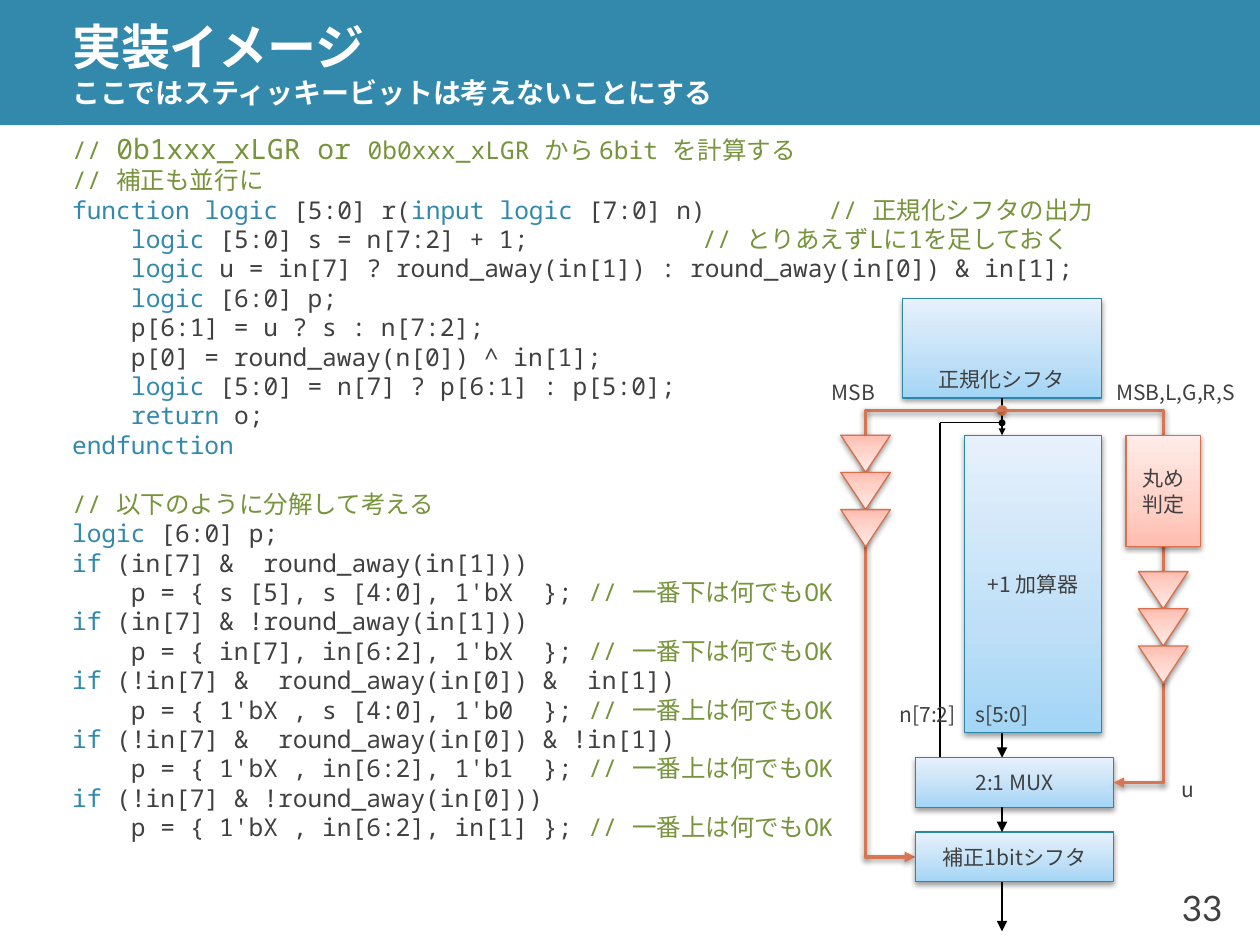
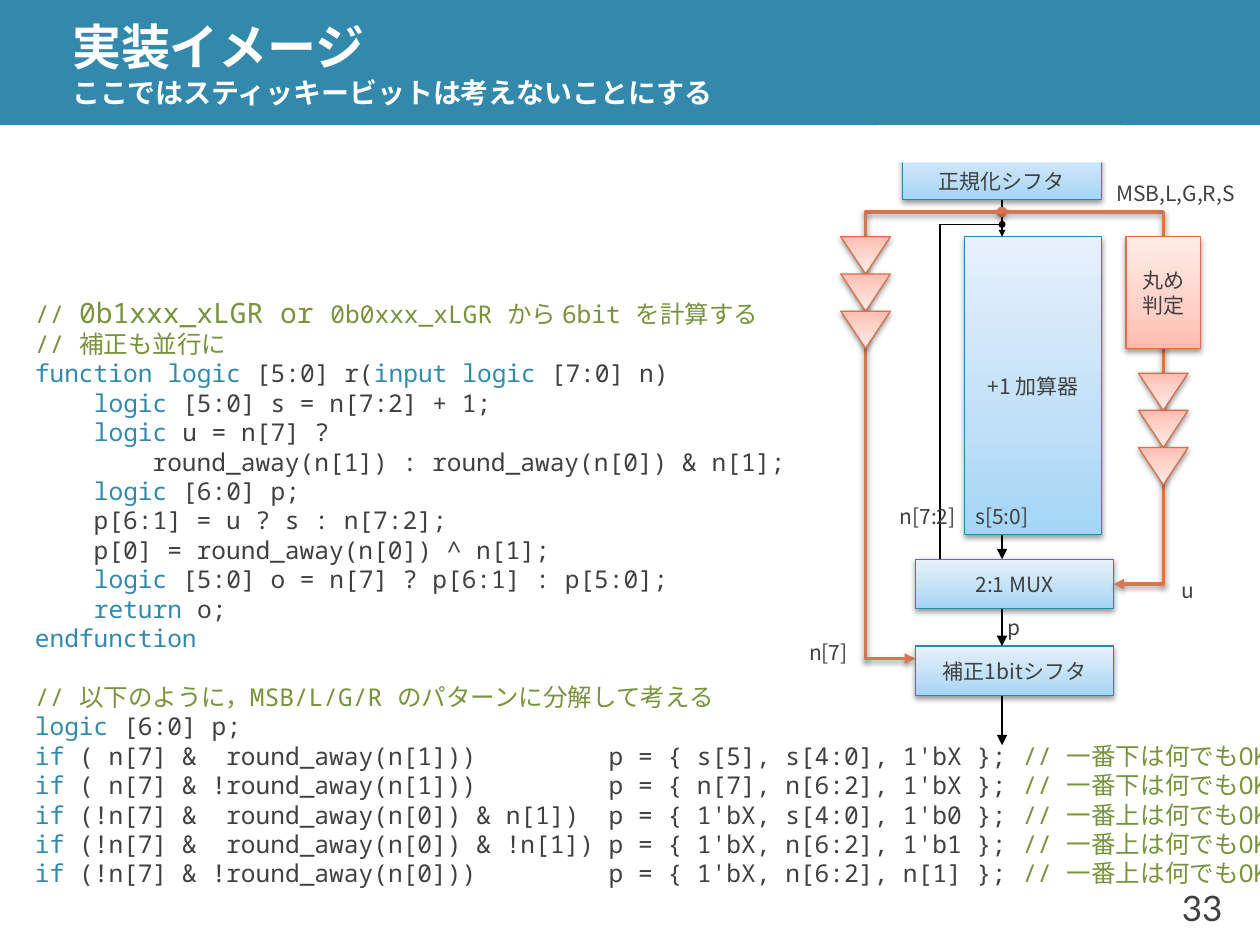
Before and after one commit to shioyadan/advanced-computer-organization, a slide deck: slide 33 of aco-shioya-appendix-fpu.pptx. Drawn at 1260x945 pixels with LibreOffice and Linux fonts; fonts in the diff are those of the drawing. Boxes give left, top, right and bottom in pixels: in the first picture for what was removed or moved away, otherwise in the second. Text is boxed around its words. In the diff, an @@ line names an element or a change of style, - is before the commit and + after.

Commit message:
丸めの補正をさらに修正

```diff
--- a/aco-shioya-appendix-fpu.pptx
+++ b/aco-shioya-appendix-fpu.pptx
@@ rectangle added at box(878, 125, 1126, 163), fill #FFFFFF @@
@@ rectangle "正規化シフタ": place and size @@
-rectangle "正規化シフタ" at box(903, 299, 1101, 398)
+rectangle "正規化シフタ" at box(903, 137, 1101, 199)
@@ text "// 0b1xxx_xLGR or 0b0xxx_xLGR から ...": place and size @@
-text "// 0b1xxx_xLGR or 0b0xxx_xLGR から ..." at box(59, 125, 568, 335)
+text "// 0b1xxx_xLGR or 0b0xxx_xLGR から ..." at box(35, 301, 1260, 888)
@@ text "// 0b1xxx_xLGR or 0b0xxx_xLGR から ..." at box(35, 301, 1260, 888): vertical alignment top to bottom @@
@@ triangle: place and size @@
-triangle at box(840, 472, 890, 510)
+triangle at box(840, 275, 890, 312)
@@ text at box(35, 363, 786, 477): text changed @@
-function logic [5:0] r(input logic [7:0] n) // 正規化シフタの出力
-logic [5:0] s = n[7:2] + 1; // とりあえずLに1を足しておく
-logic u = in[7] ? round_away(in[1]) : round_away(in[0]) & in[1];
+function logic [5:0] r(input logic [7:0] n)
+logic [5:0] s = n[7:2] + 1;
+logic u = n[7] ?
+round_away(n[1]) : round_away(n[0]) & n[1];
@@ text removed at box(832, 384, 875, 401) @@
-MSB
@@ 5 arrows, 5 triangles, 4 texts, 4 lines, 3 rectangles: place and size @@
-5 arrows, 5 triangles, 4 texts, 4 lines, 3 rectangles at box(840, 384, 1234, 857)
+5 arrows, 5 triangles, 4 texts, 4 lines, 3 rectangles at box(840, 185, 1234, 659)
@@ text at box(94, 540, 668, 594): text changed @@
-p[0] = round_away(n[0]) ^ in[1];
-logic [5:0] = n[7] ? p[6:1] : p[5:0];
+p[0] = round_away(n[0]) ^ n[1];
+logic [5:0] o = n[7] ? p[6:1] : p[5:0];
@@ arrow moved from (1163, 782) - (1114, 782) to (1163, 585) - (1114, 585) @@
@@ arrow moved from (1002, 808) - (1002, 832) to (1002, 609) - (1002, 646) @@
@@ text added at box(1008, 623, 1021, 640), 12 pt, text #404040 @@
+p
@@ text added at box(809, 643, 848, 664), 12 pt, text #404040 @@
+n[7]
@@ rectangle "補正1bitシフタ": place and size @@
-rectangle "補正1bitシフタ" at box(915, 832, 1113, 881)
+rectangle "補正1bitシフタ" at box(915, 646, 1113, 696)
@@ text at box(79, 685, 713, 709): text changed @@
-// 以下のように分解して考える
+// 以下のように，MSB/L/G/R のパターンに分解して考える
@@ arrow moved from (1002, 882) - (1002, 931) to (1002, 696) - (1002, 746) @@
@@ text at box(35, 744, 1260, 888): text changed @@
-if (in[7] & round_away(in[1]))
-p = { s [5], s [4:0], 1'bX }; // 一番下は何でもOK
-if (in[7] & !round_away(in[1]))
-p = { in[7], in[6:2], 1'bX }; // 一番下は何でもOK
-if (!in[7] & round_away(in[0]) & in[1])
-p = { 1'bX , s [4:0], 1'b0 }; // 一番上は何でもOK
-if (!in[7] & round_away(in[0]) & !in[1])
-p = { 1'bX , in[6:2], 1'b1 }; // 一番上は何でもOK
-if (!in[7] & !round_away(in[0]))
-p = { 1'bX , in[6:2], in[1] }; // 一番上は何でもOK
+if ( n[7] & round_away(n[1])) p = { s[5], s[4:0], 1'bX }; // 一番下は何でもOK
+if ( n[7] & !round_away(n[1])) p = { n[7], n[6:2], 1'bX }; // 一番下は何でもOK
+if (!n[7] & round_away(n[0]) & n[1]) p = { 1'bX, s[4:0], 1'b0 }; // 一番上は何でもOK
+if (!n[7] & round_away(n[0]) & !n[1]) p = { 1'bX, n[6:2], 1'b1 }; // 一番上は何でもOK
+if (!n[7] & !round_away(n[0])) p = { 1'bX, n[6:2], n[1] }; // 一番上は何でもOK
```
Also in this commit, not shown: 2 other slides changed, 1 other file.
